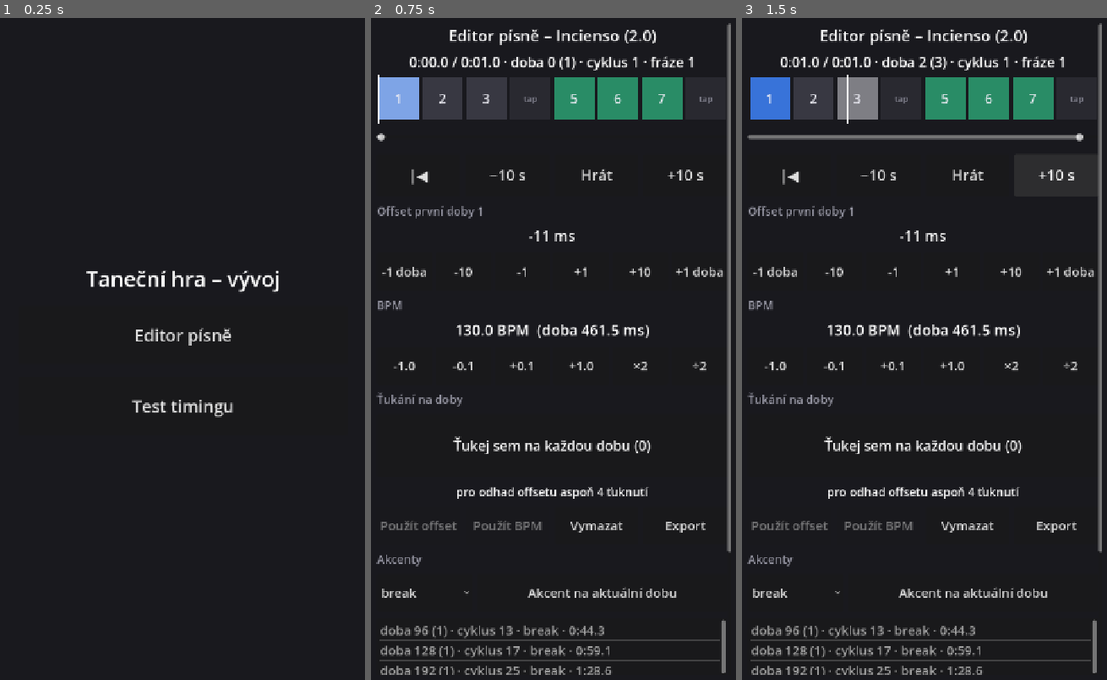
Above: before the commit, frames 1-3 (left to right).
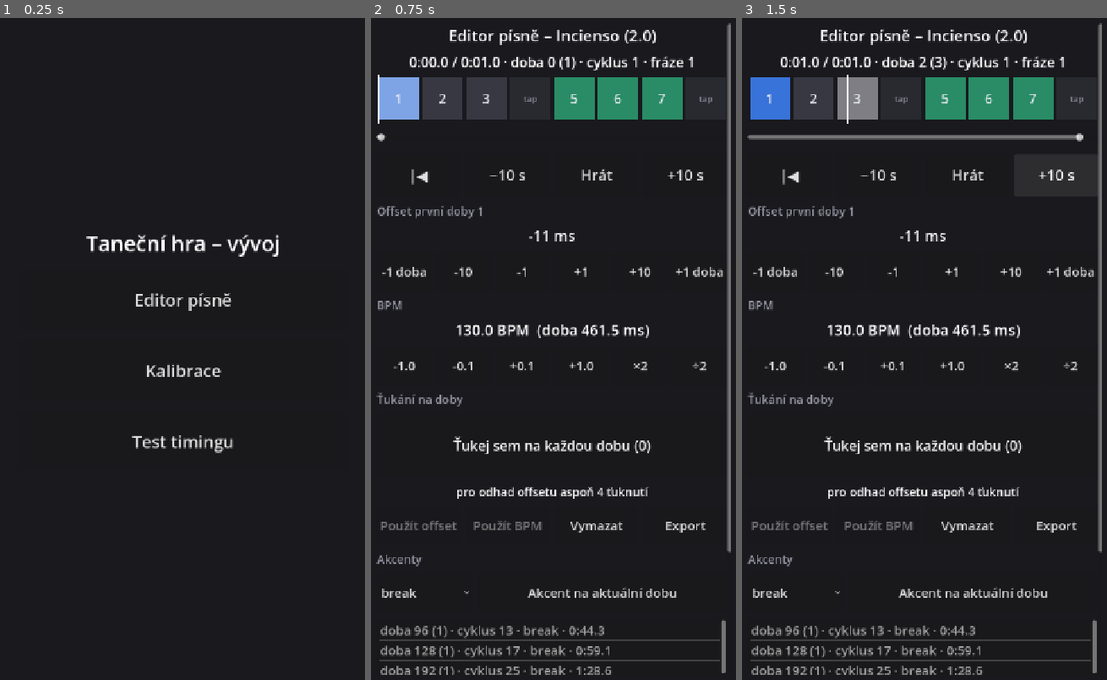
Above: after the commit, the same moments.

Repository: dvorakfilip-bit/tanecni-hra
Game: Godot game, scene res://scenes/dev_menu.tscn
Two runs of this game, one before a commit and one after it. Both use one fixed random seed, a clock stepped at 60 frames per second and the inputs below.
Inputs:
- Up to frame 1 (0.25 s): no input
- Up to frame 2 (0.75 s): click "Editor písně" at 0.5 s
- Up to frame 3 (1.5 s): click "+10 s" at 1.25 s

The runs differ from the first frame. In frame 1, 2.4% of the frame differs, in the area x 23-77%, y 32-66%; in frame 2, nothing differs; in frame 3, nothing differs.

Commit message:
Kalibrace latence a SaveManager
- obrazovka Kalibrace: ťukání do klikové stopy, výpočet a uložení korekce, ruční doladění
- SaveManager (autoload): nastavení v user://settings.cfg
- Conductor.get_input_time(): čas ťuknutí s kalibrovanou korekcí
- test timingu a editor písně používají korekci
- ClickSound.make_track: generovaná kliková stopa

Co-Authored-By: Claude Opus 5.5 <noreply@anthropic.com>

Diff:
--- a/project.godot
+++ b/project.godot
@@ -13,6 +13,10 @@
 config/name="Taneční hra"
 run/main_scene="res://scenes/dev_menu.tscn"
 config/features=PackedStringArray("4.7", "GL Compatibility")
+
+[autoload]
+
+SaveManager="*res://scripts/core/save_manager.gd"
 
 [display]
 
--- /dev/null
+++ b/scenes/calibration.tscn
@@ -0,0 +1,12 @@
+[gd_scene format=3]
+
+[ext_resource type="Script" path="res://scripts/screens/calibration.gd" id="1_scr"]
+
+[node name="Calibration" type="Control"]
+layout_mode = 3
+anchors_preset = 15
+anchor_right = 1.0
+anchor_bottom = 1.0
+grow_horizontal = 2
+grow_vertical = 2
+script = ExtResource("1_scr")
--- a/scripts/audio/click_sound.gd
+++ b/scripts/audio/click_sound.gd
@@ -1,16 +1,38 @@
 class_name ClickSound
 extends RefCounted
-## Krátký generovaný klik (sinus s doznívající obálkou).
+## Generované kliky (sinus s doznívající obálkou).
 
 
 static func make(freq: float, duration := 0.03, rate := 44100) -> AudioStreamWAV:
 	var n := int(duration * rate)
 	var data := PackedByteArray()
 	data.resize(n * 2)
+	_write_click(data, 0, freq, n, rate)
+	return _wav(data, rate)
+
+
+## Celá stopa kliků: první klik v lead_s, pak každou dobu, každý 4. vyšší.
+## Hraje se přes Conductor stejně jako píseň, takže měří stejnou cestu audia.
+static func make_track(bpm: float, beats: int, lead_s := 1.0, tail_s := 1.0, rate := 22050) -> AudioStreamWAV:
+	var spb := 60.0 / bpm
+	var total := int((lead_s + beats * spb + tail_s) * rate)
+	var data := PackedByteArray()
+	data.resize(total * 2)
+	var click_len := int(0.03 * rate)
+	for b in beats:
+		var start := int((lead_s + b * spb) * rate)
+		_write_click(data, start, 1760.0 if b % 4 == 0 else 1100.0, click_len, rate)
+	return _wav(data, rate)
+
+
+static func _write_click(data: PackedByteArray, start: int, freq: float, n: int, rate: int) -> void:
 	for i in n:
 		var env := 1.0 - float(i) / n
 		var s := sin(TAU * freq * i / rate) * env * env * 0.8
-		data.encode_s16(i * 2, int(s * 32767.0))
+		data.encode_s16((start + i) * 2, int(s * 32767.0))
+
+
+static func _wav(data: PackedByteArray, rate: int) -> AudioStreamWAV:
 	var wav := AudioStreamWAV.new()
 	wav.format = AudioStreamWAV.FORMAT_16_BITS
 	wav.mix_rate = rate
--- a/scripts/core/conductor.gd
+++ b/scripts/core/conductor.gd
@@ -10,6 +10,8 @@
 const DOB_V_CYKLU := 8
 
 var song: SongData
+## Kalibrovaná latence vstupu (dotyk + nenahlášená latence audia), viz get_input_time().
+var input_latency := 0.0
 
 var _player: AudioStreamPlayer
 var _output_latency := 0.0
@@ -21,11 +23,13 @@
 	_player = AudioStreamPlayer.new()
 	add_child(_player)
 	_player.finished.connect(func() -> void: finished.emit())
+	input_latency = SaveManager.latency_s()
 
 
-func load_song(s: SongData) -> void:
+## stream = vlastní audio místo souboru z dat písně (kalibrace).
+func load_song(s: SongData, stream: AudioStream = null) -> void:
 	song = s
-	_player.stream = load(s.soubor)
+	_player.stream = stream if stream else load(s.soubor)
 
 
 func play(from_s := 0.0) -> void:
@@ -84,6 +88,11 @@
 	return t
 
 
+## Čas ťuknutí hráče: slyšený čas minus kalibrovaná latence vstupu.
+func get_input_time() -> float:
+	return get_song_time() - input_latency
+
+
 ## Čas, který se právě mixuje (bez odečtení latence výstupu).
 ## Hodí se pro zvuky, které mají zaznít současně s hudbou (metronom).
 func get_mix_time() -> float:
--- /dev/null
+++ b/scripts/core/save_manager.gd
@@ -0,0 +1,46 @@
+extends Node
+## Autoload SaveManager: nastavení a kalibrace v user:// (PRD 9.4).
+## Skóre písní přibude s obrazovkou výsledků.
+
+signal settings_changed
+
+const SETTINGS_PATH := "user://settings.cfg"
+const SECTION := "nastaveni"
+const DEFAULTS := {
+	"hlasitost_hudby": 1.0,
+	"hlasitost_efektu": 1.0,
+	"metronom": false,
+	"vibrace": true,
+	## + = hráč ťuká pozdě (dotyk a audio mají zpoždění), odečítá se od času ťuknutí
+	"latence_ms": 0.0,
+}
+
+var _settings := DEFAULTS.duplicate()
+
+
+func _ready() -> void:
+	var cfg := ConfigFile.new()
+	if cfg.load(SETTINGS_PATH) != OK:
+		return
+	for key in DEFAULTS:
+		_settings[key] = cfg.get_value(SECTION, key, DEFAULTS[key])
+
+
+func get_setting(key: String) -> Variant:
+	return _settings[key]
+
+
+func set_setting(key: String, value: Variant) -> void:
+	assert(DEFAULTS.has(key), "neznámé nastavení %s" % key)
+	_settings[key] = value
+	var cfg := ConfigFile.new()
+	for k in _settings:
+		cfg.set_value(SECTION, k, _settings[k])
+	var err := cfg.save(SETTINGS_PATH)
+	if err != OK:
+		push_error("SaveManager: nastavení nejde uložit (%s)" % error_string(err))
+	settings_changed.emit()
+
+
+func latency_s() -> float:
+	return float(_settings.latence_ms) / 1000.0
--- /dev/null
+++ b/scripts/screens/calibration.gd
@@ -0,0 +1,148 @@
+extends Control
+## Kalibrace latence (PRD 9.2): hráč ťuká do kliků, z odchylek se spočítá
+## korekce a uloží do nastavení. Korekce jde i ručně doladit.
+
+const BPM := 120.0
+const COUNT_IN := 4        # první kliky jen poslouchat
+const MEASURED := 24       # počítaných ťuknutí
+const MIN_TAPS := 12
+const TRIM_S := 0.08       # ťuknutí dál od mediánu se nepočítají
+const MAX_SIGMA_MS := 60.0
+const LEAD_S := 1.0
+
+var conductor: Conductor
+
+var _devs: Array[float] = []
+var _result_ms := NAN
+
+var _tap_zone: Panel
+var _tap_label: Label
+var _result: Label
+var _current: Label
+var _start: Button
+var _save: Button
+
+
+func _ready() -> void:
+	conductor = Conductor.new()
+	add_child(conductor)
+	var song := SongData.from_dict({ "nazev": "Kalibrace", "bpm": BPM, "offset_ms": LEAD_S * 1000.0 })
+	conductor.load_song(song, ClickSound.make_track(BPM, COUNT_IN + MEASURED + 4, LEAD_S))
+	conductor.finished.connect(_finish)
+	_build_ui()
+	_refresh_current()
+
+
+func _build_ui() -> void:
+	var box := UiKit.screen(self, 40, 24)
+	box.add_child(UiKit.label("Kalibrace latence", 40))
+	box.add_child(UiKit.label(
+			"Ťukej do plochy přesně s kliky. Prvních %d kliků jen poslouchej, pak ťukej %d×." % [COUNT_IN, MEASURED], 26))
+
+	_tap_zone = Panel.new()
+	_tap_zone.size_flags_vertical = Control.SIZE_EXPAND_FILL
+	_tap_zone.mouse_filter = Control.MOUSE_FILTER_IGNORE
+	box.add_child(_tap_zone)
+	_tap_label = UiKit.label("", 44)
+	_tap_label.set_anchors_preset(Control.PRESET_FULL_RECT)
+	_tap_label.vertical_alignment = VERTICAL_ALIGNMENT_CENTER
+	_tap_zone.add_child(_tap_label)
+
+	_result = UiKit.label("", 28)
+	box.add_child(_result)
+
+	var row := UiKit.row(box, 16)
+	_start = UiKit.button("Začít", row, 32, 96)
+	_start.pressed.connect(_begin)
+	_save = UiKit.button("Uložit", row, 32, 96)
+	_save.pressed.connect(func() -> void: _set_latency(_result_ms))
+	_save.disabled = true
+
+	_current = UiKit.label("", 28)
+	box.add_child(_current)
+	var manual := UiKit.row(box, 8)
+	for step in [-5, -1, 1, 5]:
+		UiKit.button("%+d ms" % step, manual, 26, 80).pressed.connect(
+				func() -> void: _set_latency(SaveManager.get_setting("latence_ms") + step))
+
+	UiKit.button("Zpět", box, 32, 96).pressed.connect(
+			func() -> void: get_tree().change_scene_to_file("res://scenes/dev_menu.tscn"))
+	_tap_label.text = "Zmáčkni Začít"
+
+
+func _begin() -> void:
+	_devs.clear()
+	_result_ms = NAN
+	_save.disabled = true
+	_result.text = ""
+	_start.text = "Znovu"
+	_tap_label.text = "Poslouchej…"
+	conductor.play()
+
+
+func _process(_delta: float) -> void:
+	if not conductor.is_playing() or _devs.size() > 0:
+		return
+	var n := floori(conductor.get_beat_position())
+	if n >= 0 and n < COUNT_IN:
+		_tap_label.text = "Poslouchej… %d" % (COUNT_IN - n)
+	elif n >= COUNT_IN:
+		_tap_label.text = "Ťukej!"
+
+
+func _input(event: InputEvent) -> void:
+	var tapped := false
+	if event is InputEventScreenTouch and event.pressed:
+		tapped = _tap_zone.get_global_rect().has_point(event.position)
+	elif event is InputEventKey and event.pressed and not event.echo:
+		tapped = event.keycode == KEY_SPACE
+	if not tapped or not conductor.is_playing():
+		return
+	# surový čas bez korekce, ta se tu teprve měří
+	var t := conductor.get_song_time()
+	var n := roundi(conductor.beat_position_at(t))
+	if n < COUNT_IN:
+		return
+	_devs.append(t - conductor.time_of_beat(n))
+	_tap_label.text = "%d / %d" % [_devs.size(), MEASURED]
+	if _devs.size() >= MEASURED:
+		conductor.stop()
+		_finish()
+
+
+func _finish() -> void:
+	if _devs.size() < MIN_TAPS:
+		_tap_label.text = "Málo ťuknutí"
+		_result.text = "Potřeba aspoň %d, zkus to znovu." % MIN_TAPS
+		return
+	var sorted := _devs.duplicate()
+	sorted.sort()
+	var median: float = sorted[sorted.size() / 2]
+	var used := sorted.filter(func(d: float) -> bool: return absf(d - median) <= TRIM_S)
+	var mean := 0.0
+	for d in used:
+		mean += d
+	mean /= used.size()
+	var var_sum := 0.0
+	for d in used:
+		var_sum += (d - mean) * (d - mean)
+	var sigma_ms := sqrt(var_sum / used.size()) * 1000.0
+	_result_ms = roundf(mean * 1000.0)
+	_tap_label.text = "Hotovo"
+	_result.text = "Naměřeno %+d ms (rozptyl ±%d ms, použito %d/%d)" % [
+			_result_ms, roundi(sigma_ms), used.size(), _devs.size()]
+	if sigma_ms > MAX_SIGMA_MS:
+		_result.text += "\nŤukání bylo nepravidelné, raději to zopakuj."
+	_save.disabled = false
+
+
+func _set_latency(ms: float) -> void:
+	if is_nan(ms):
+		return
+	SaveManager.set_setting("latence_ms", clampf(ms, -300.0, 300.0))
+	conductor.input_latency = SaveManager.latency_s()
+	_refresh_current()
+
+
+func _refresh_current() -> void:
+	_current.text = "Uložená korekce: %+d ms" % roundi(SaveManager.get_setting("latence_ms"))
--- a/scripts/test/dev_menu.gd
+++ b/scripts/test/dev_menu.gd
@@ -3,6 +3,7 @@
 
 const SCENES := [
 	["Editor písně", "res://scenes/song_editor.tscn"],
+	["Kalibrace", "res://scenes/calibration.tscn"],
 	["Test timingu", "res://scenes/test_conductor.tscn"],
 ]
 
--- a/scripts/test/test_conductor.gd
+++ b/scripts/test/test_conductor.gd
@@ -108,8 +108,8 @@
 		tapped = event.keycode == KEY_SPACE
 	if not tapped or not conductor.is_playing():
 		return
-	# čas odečíst hned při zpracování vstupu
-	var t := conductor.get_song_time()
+	# čas odečíst hned při zpracování vstupu, s kalibrovanou korekcí
+	var t := conductor.get_input_time()
 	var pos := conductor.beat_position_at(t)
 	var nearest := roundi(pos)
 	var dev_ms := (t - conductor.time_of_beat(nearest)) * 1000.0
@@ -126,5 +126,6 @@
 	var sum := 0.0
 	for d in _devs:
 		sum += d
-	_stats.text = "průměr posledních %d ťuknutí: %+d ms\n(+ = pozdě, − = brzy) · latence výstupu %d ms" % [
-			_devs.size(), roundi(sum / _devs.size()), roundi(conductor.get_output_latency() * 1000.0)]
+	_stats.text = "průměr posledních %d ťuknutí: %+d ms\n(+ = pozdě, − = brzy) · korekce %+d ms · latence výstupu %d ms" % [
+			_devs.size(), roundi(sum / _devs.size()), roundi(conductor.input_latency * 1000.0),
+			roundi(conductor.get_output_latency() * 1000.0)]
--- a/scripts/tools/song_editor.gd
+++ b/scripts/tools/song_editor.gd
@@ -249,7 +249,7 @@
 func _tap() -> void:
 	if not conductor.is_playing():
 		return
-	_taps.append(conductor.get_song_time())
+	_taps.append(conductor.get_input_time())
 	_refresh_taps()
 
 
Not shown, added: scripts/core/save_manager.gd.uid
Not shown, added: scripts/screens/calibration.gd.uid
